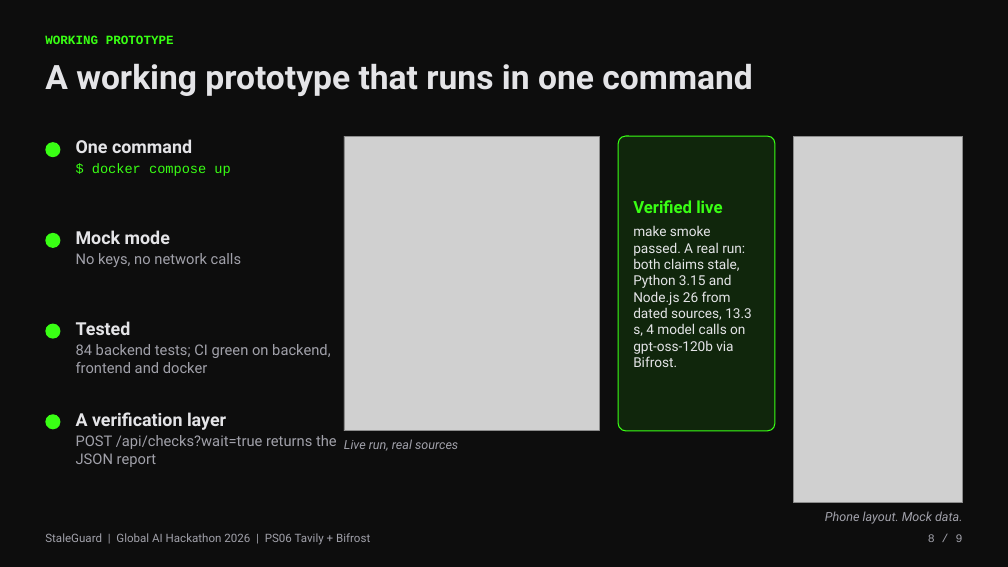
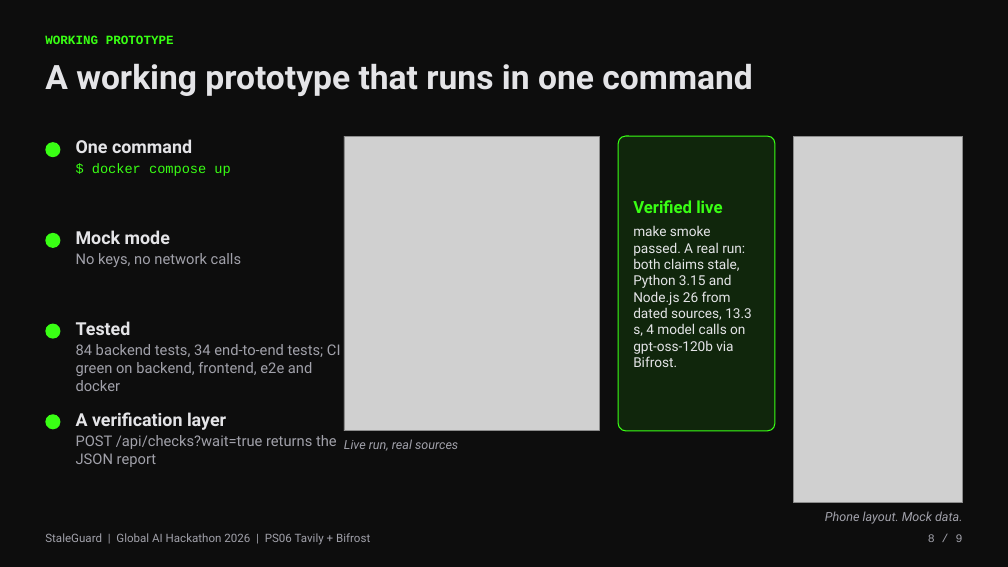
Before and after one commit to 6rzan/StaleGuard, a slide deck: slide 8 of docs/pitch/StaleGuard-pitch.pptx. Drawn at 1008x567 pixels with LibreOffice and Linux fonts; fonts in the diff are those of the drawing; grey boxes stand for pictures. Boxes give left, top, right and bottom in pixels: in the first picture for what was removed or moved away, otherwise in the second. Text is boxed around its words. In the diff, an @@ line names an element or a change of style, - is before the commit and + after.

```diff
--- a/docs/pitch/StaleGuard-pitch.pptx
+++ b/docs/pitch/StaleGuard-pitch.pptx
@@ text at (76,344,341,391): text changed @@
-84 backend tests; CI green on backend, frontend and docker
+84 backend tests, 34 end-to-end tests; CI green on backend, frontend, e2e and docker
```
Also in this commit, not shown: 1 other slide changed, 1 other file.
